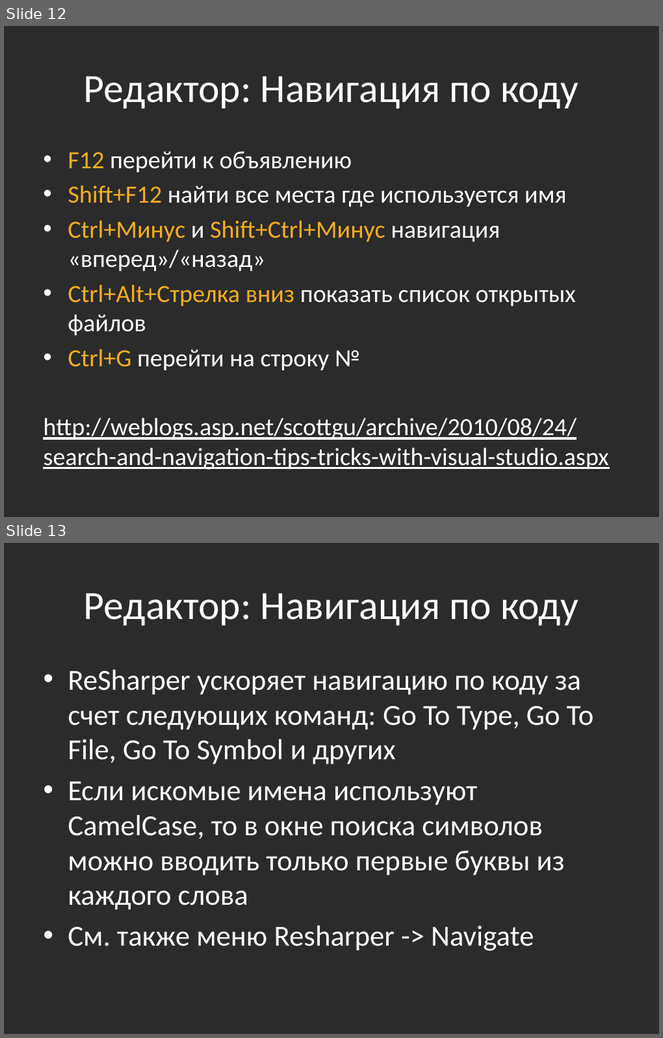
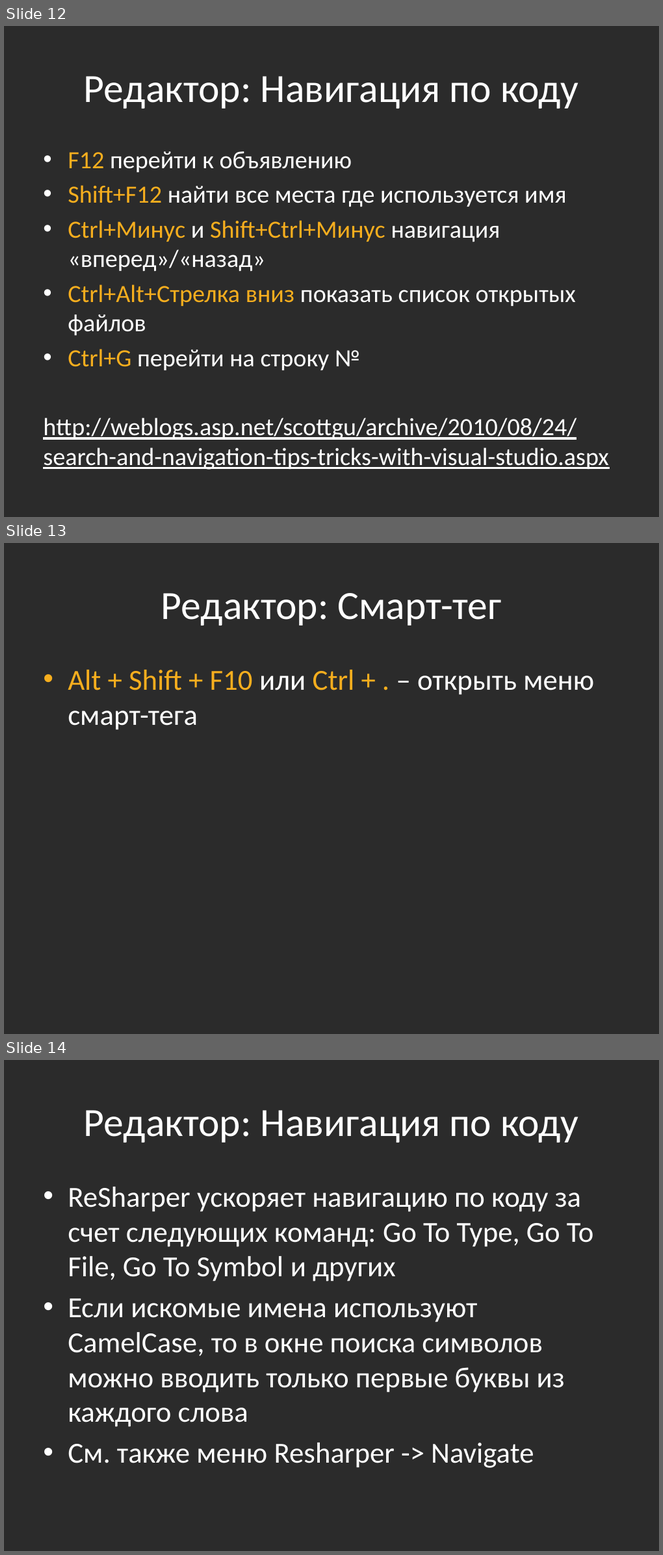
Before and after one commit to bazile/Training, a slide deck: Presentation/tools-visual-studio.pptx. Shown one above the other, each under a label of ours: slides 12 and 13 before the commit, slides 12, 13 and 14 after it. The pictures are 663x1038 and 663x1555 pixels, drawn with LibreOffice and Linux fonts; fonts in the diff are those of the drawing; background and template pictures are left out; a plain dark background stands for a picture behind light text. Boxes give left, top, right and bottom in pixels: in the first picture for what was removed or moved away, otherwise in the second. Text is boxed around its words. In the diff, an @@ line names an element or a change of style, - is before the commit and + after.

Commit message:
Updated VS 2010 presentation

```diff
--- a/Presentation/tools-visual-studio.pptx
+++ b/Presentation/tools-visual-studio.pptx
@@ slide 13 added at (4, 543, 659, 1034), background picture (left out) @@
@@ title added at (161, 593, 501, 626), 44 pt, text #FFFFFF @@
+Редактор: Смарт-тег
@@ text added at (68, 670, 594, 730), 32 pt, text #FFFFFF @@
+• Alt + Shift + F10 или Ctrl + . – открыть меню смарт-тега
@@ what was slide 13 is now slide 14 @@
```
